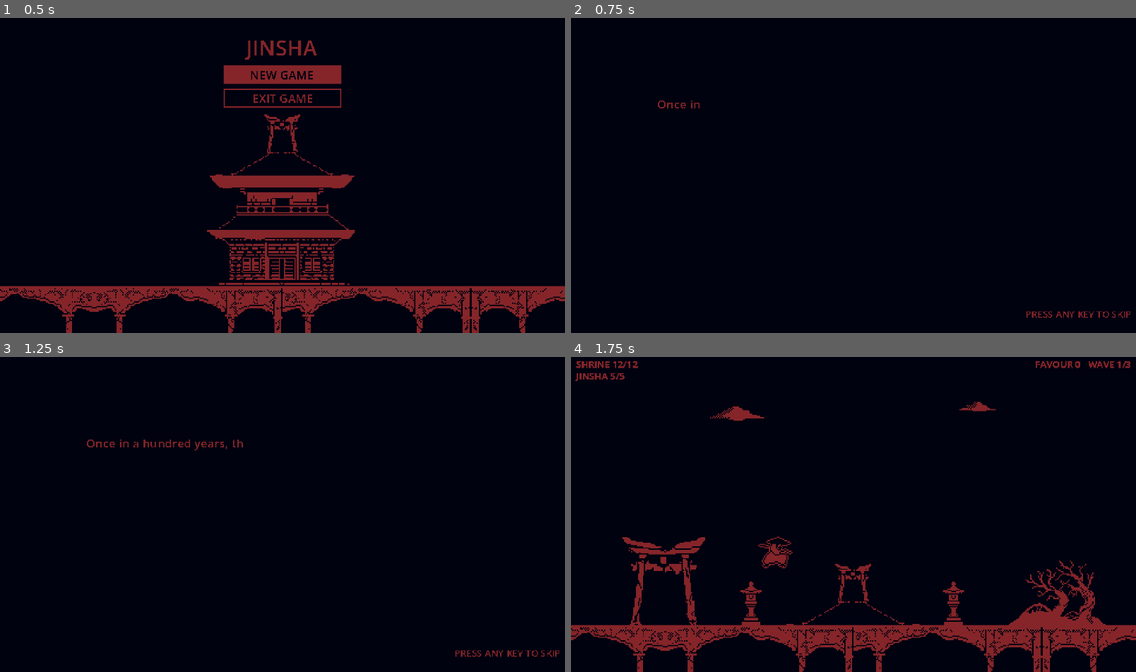
Above: before the commit, frames 1-4 (two rows, left to right).
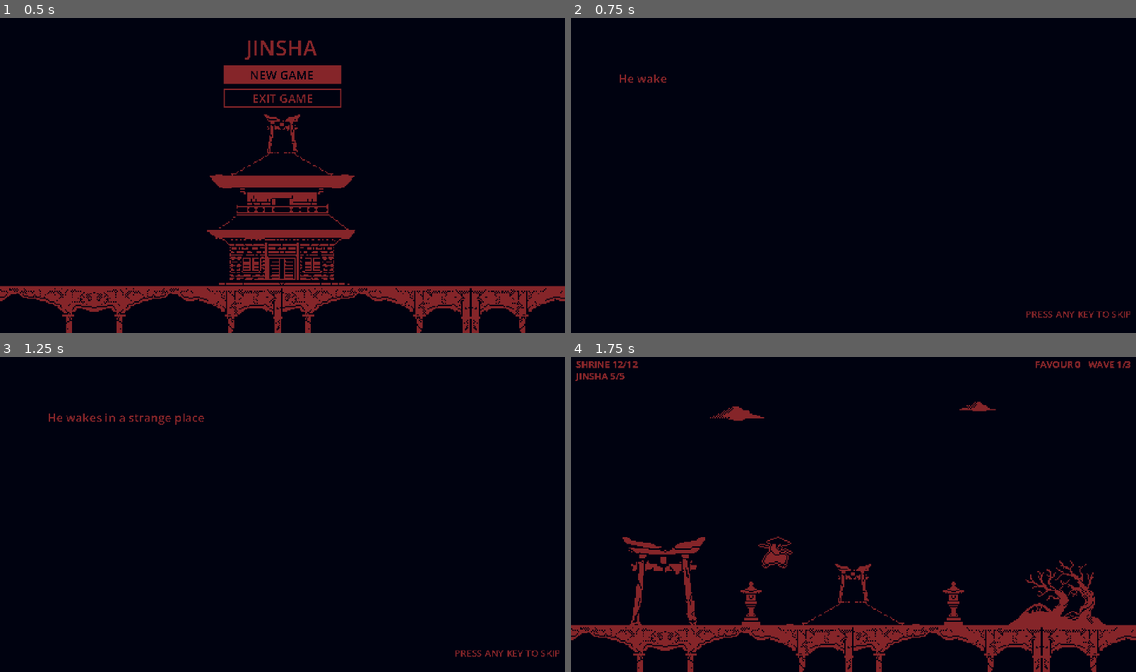
Above: after the commit, the same moments.

Repository: NickBaren101/b1t-jam-6
Game: Godot game, scene res://Scenes/UI/main_menu.tscn
Two runs of this game, one before a commit and one after it. Both use one fixed random seed, a clock stepped at 60 frames per second and the inputs below.
Inputs (mouse positions are in pixels of both pictures, inside the frame that each line leads up to):
- Up to frame 1 (0.5 s): no input
- Up to frame 2 (0.75 s): click "NEW GAME" at 0.5 s
- Up to frame 3 (1.25 s): no input
- Up to frame 4 (1.75 s): tap Enter at 1.25 s; move the mouse to (977, 498) at 1.27 s; hold D (move_right) from 1.28 s (still down); hold Z (shoot) from 1.28 s (still down); click (977, 498) at 1.42 s; tap W (move_up) at 1.52 s

Frame 1 is identical in both runs. In frame 2, 0.2% of the frame differs, in the area x 8-23%, y 17-29%; in frame 3, 0.5%, in the area x 8-43%, y 17-30%; in frame 4, nothing differs.

Commit message:
update story

Diff:
--- a/Scenes/UI/story.tscn
+++ b/Scenes/UI/story.tscn
@@ -23,10 +23,10 @@
 [node name="Text" type="Label" parent="."]
 unique_name_in_owner = true
 layout_mode = 0
-offset_left = 70.0
-offset_top = 40.0
-offset_right = 410.0
-offset_bottom = 230.0
+offset_left = 30.0
+offset_top = 16.0
+offset_right = 450.0
+offset_bottom = 244.0
 theme_override_colors/font_color = Color(0.5216, 0.1451, 0.1608, 1)
 theme_override_font_sizes/font_size = 10
 horizontal_alignment = 1
--- a/Scripts/UI/story.gd
+++ b/Scripts/UI/story.gd
@@ -7,9 +7,11 @@
 
 # Edit the lore here or in the inspector; each entry types out as its own line
 @export_multiline var lines: Array[String] = [
-	"Once in a hundred years, the Blood Moon wakes above the mountain shrine.",
-	"Its light drags the dead from their graves: jiangshi and ghouls that walk, bats and spirits that fly.",
-	"Only Jinsha, last guardian of the shrine, stands between them and the temple.",
+	"He wakes in a strange place, remembering nothing but the name carved on a worn wooden tag: Jinsha.",
+	"His torn silk robes still shimmer with gold, the only trace of a past he cannot recall.",
+	"Behind him stands an ancient shrine. Perhaps it holds the answers he seeks.",
+	"By its entrance lies an old katana, more relic than weapon, but enough to survive.",
+	"A roar splits the silence. Not a samurai, but the dead. Jinsha draws the blade.",
 ]
 
 var _leaving := false
